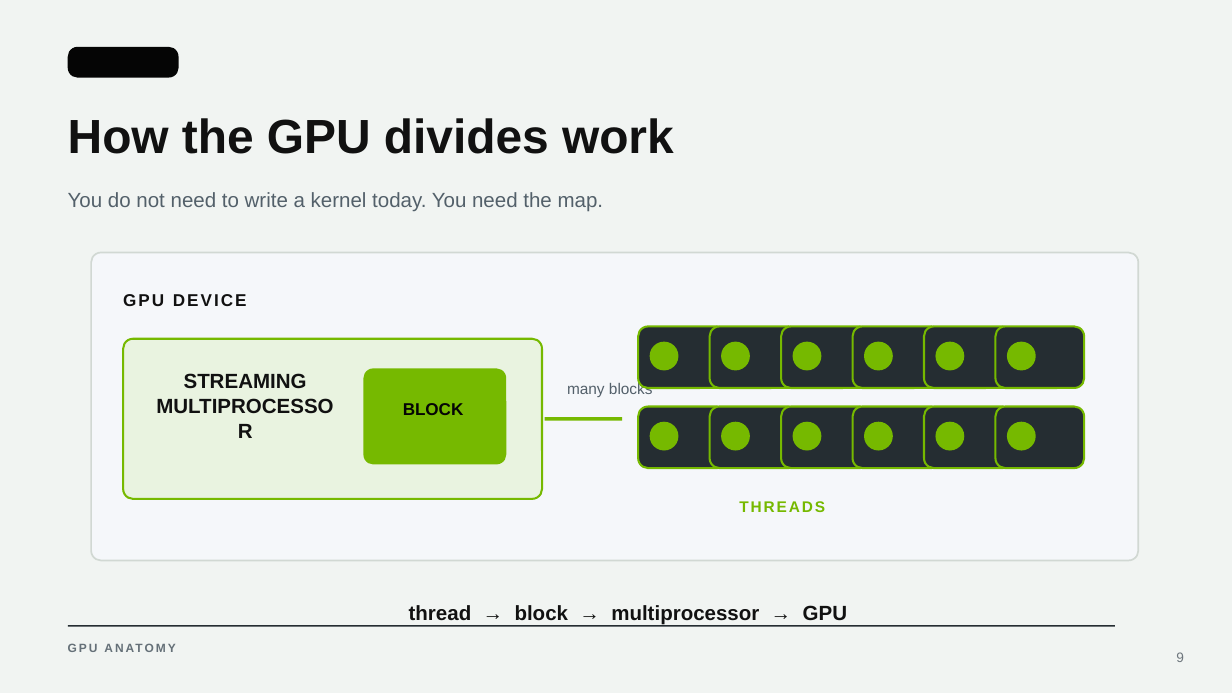
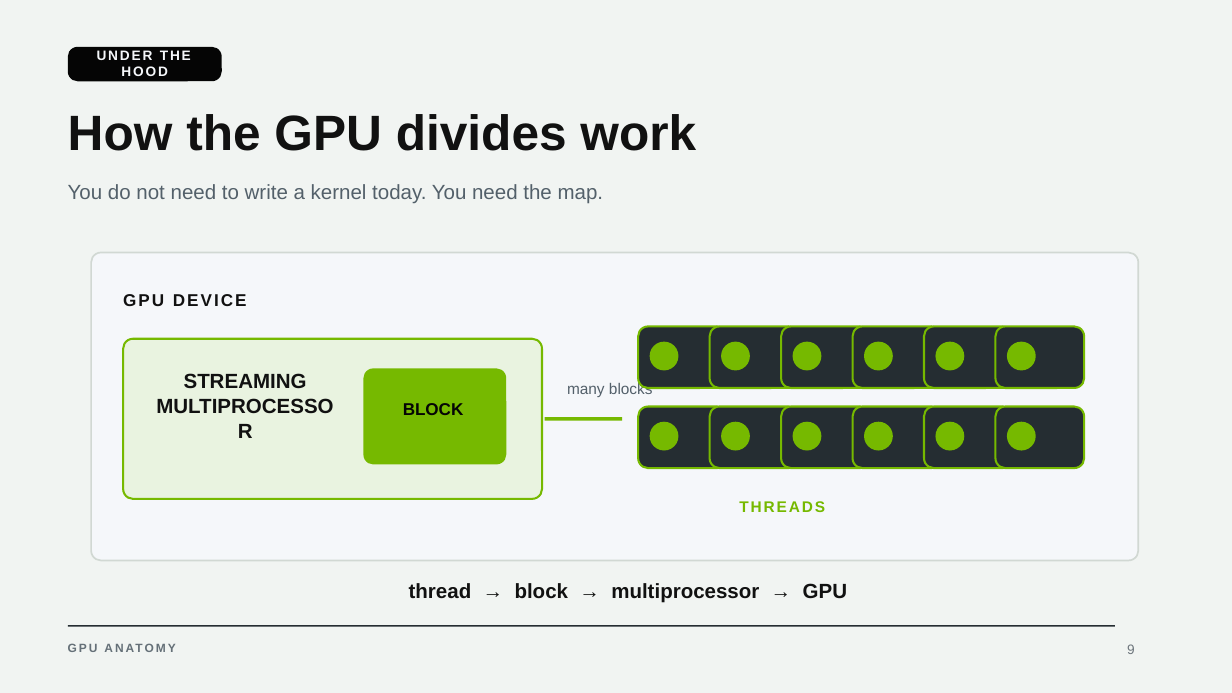
Before and after one commit to learnwithraghu/introduction-to-gpu, a slide deck: slide 9 of slides/introduction-to-gpu-slides.pptx. Drawn at 1232x693 pixels with LibreOffice and Linux fonts; fonts in the diff are those of the drawing. Boxes give left, top, right and bottom in pixels: in the first picture for what was removed or moved away, otherwise in the second. Text is boxed around its words. In the diff, an @@ line names an element or a change of style, - is before the commit and + after.

Commit message:
Polish GPU presentation layout

```diff
--- a/slides/introduction-to-gpu-slides.pptx
+++ b/slides/introduction-to-gpu-slides.pptx
@@ rounded rectangle: place and size @@
-rounded rectangle at bbox=[68, 47, 179, 78]
+rounded rectangle at bbox=[68, 47, 222, 81]
@@ rounded rectangle at bbox=[68, 47, 222, 81]: proportions changed @@
@@ text "UNDER THE HOOD": place and size @@
-text "UNDER THE HOOD" at bbox=[74, 46, 170, 77]
+text "UNDER THE HOOD" at bbox=[97, 50, 191, 76]
@@ text "UNDER THE HOOD" at bbox=[97, 50, 191, 76]: text colour #050505 to #F5F7FA, letter spacing 1.2 to 1.1 pt @@
@@ text "How the GPU divides work" at bbox=[68, 114, 696, 151]: size 28 to 29 pt @@
@@ text "You do not need to ...": place and size @@
-text "You do not need to ..." at bbox=[68, 192, 604, 212]
+text "You do not need to ..." at bbox=[68, 184, 604, 204]
@@ text "thread → block → multiprocessor ...": place and size @@
-text "thread → block → multiprocessor ..." at bbox=[409, 605, 847, 625]
+text "thread → block → multiprocessor ..." at bbox=[409, 583, 847, 603]
@@ page number: place and size @@
-page number at bbox=[1176, 652, 1184, 662]
+page number at bbox=[1127, 644, 1135, 654]
```
Also in this commit, not shown: 17 other slides changed, 2 other files.
